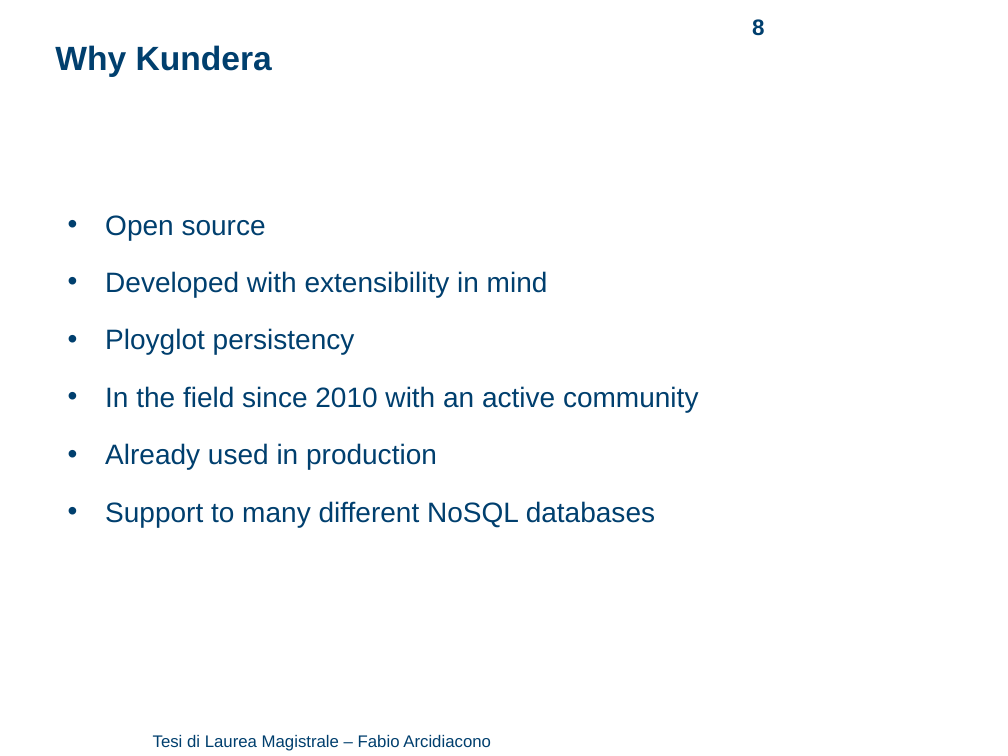
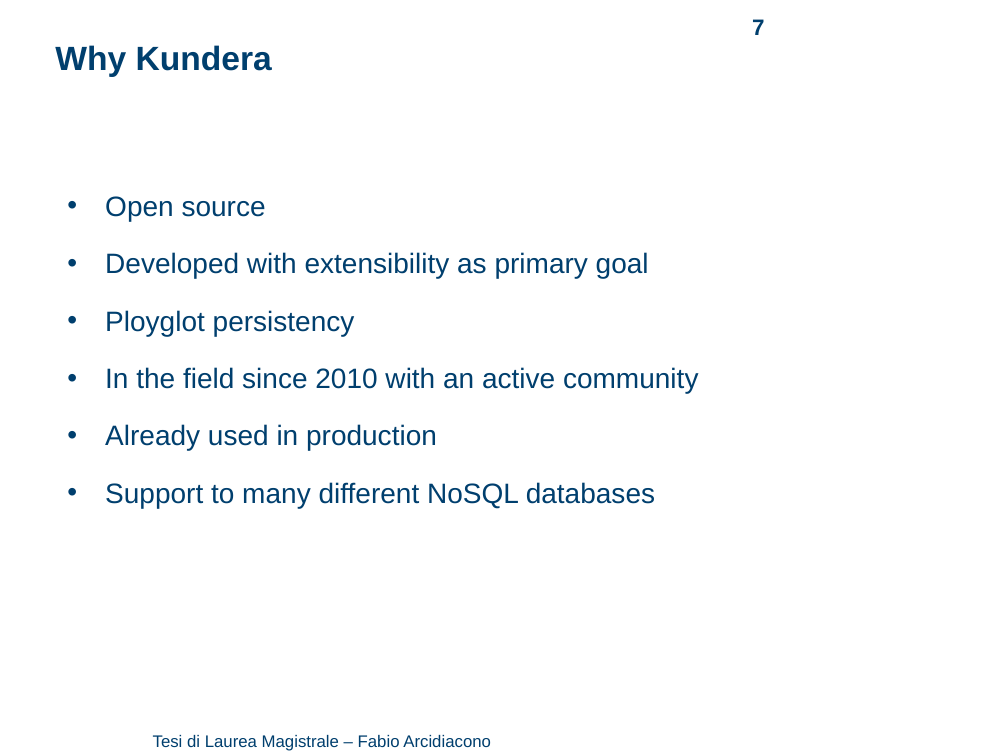
Before and after one commit to arci/thesis, a slide deck: slide 7 of presentation/ThesisPresentation.ppt (slide 8 before the commit). Drawn at 1008x756 pixels with LibreOffice and Linux fonts; fonts in the diff are those of the drawing; background and template pictures are left out. Boxes give left, top, right and bottom in pixels: in the first picture for what was removed or moved away, otherwise in the second. Text is boxed around its words. In the diff, an @@ line names an element or a change of style, - is before the commit and + after.

```diff
--- a/presentation/ThesisPresentation.ppt
+++ b/presentation/ThesisPresentation.ppt
@@ page number at (x1=752, y1=19, x2=764, y2=35): text changed @@
-8
+7
@@ text at (x1=105, y1=196, x2=698, y2=508): indent changed @@
@@ text at (x1=105, y1=252, x2=649, y2=278): text changed @@
-• Developed with extensibility in mind
+• Developed with extensibility as primary goal
```
Also in this commit, not shown: 11 other slides changed, 12 slides added, 1 slide removed, 14 other files.
